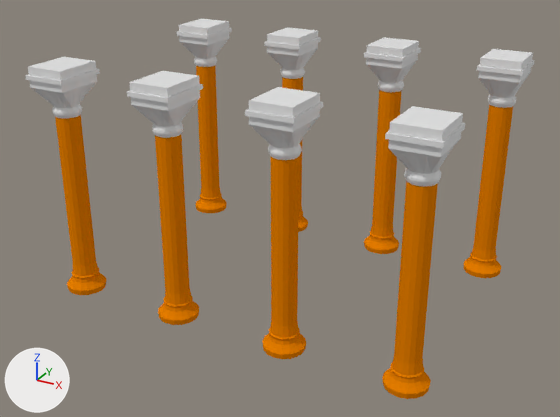
The Blender file Unity/Gothic_Church/Assets/GothicChurch.blend as it was, and as the next commit left it.
Both versions are drawn from a 50 mm lens placed at (21.6, -33.0, 21.5), pointed at (3.9, -0.8, 5.4). Lighting does not change. The marker at lower left points along +X, +Y and +Z.

Names of what the first picture shows: 'Pillar Base', 'Pillar Section', 'Pillar Top'.
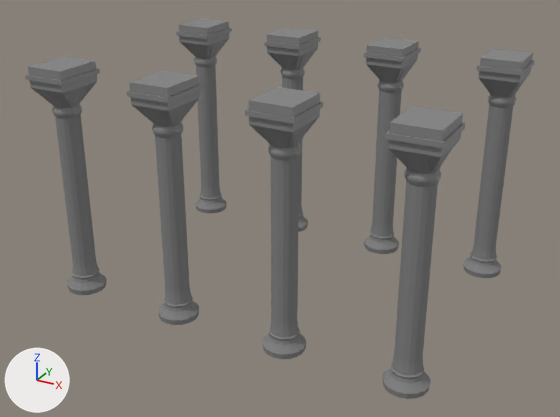
Location of each change, (x1, y1, x2, y2) in pixels of the pictures (560 x 417 px):
'Pillar Section', surface changed (orange to grey): (55, 66, 513, 364) in both
'Pillar Top', recoloured: (25, 19, 535, 186) in both
'Pillar Base', surface changed (orange to grey): (67, 186, 501, 399) in both

What the commit changed:
Picture 'Pillar Top 512 diffuse' (img_pillar_top_512_diffuse) is new.
Picture 'Pillar Base 1024 Difuse' (img_pillar_base_1024_difuse) is new.
In material 'Pillar' (mat_pillar), base_color is no longer (0.8, 0.213, 0.0), orange #e77f00.
In material 'Pillar' (mat_pillar), texture is now set to img_pillar_base_1024_difuse.
Material 'Pillar Top 512 diffuse' (mat_pillar_top_512_diffuse) is new.
Its texture is img_pillar_top_512_diffuse.
me_circle_002 has 218 vertices, 224 faces and spans x -1.1..1.1, y -1.32..1.32, z 0.0..2.5.
me_circle_002 now uses material mat_pillar_top_512_diffuse (picture img_pillar_top_512_diffuse).
